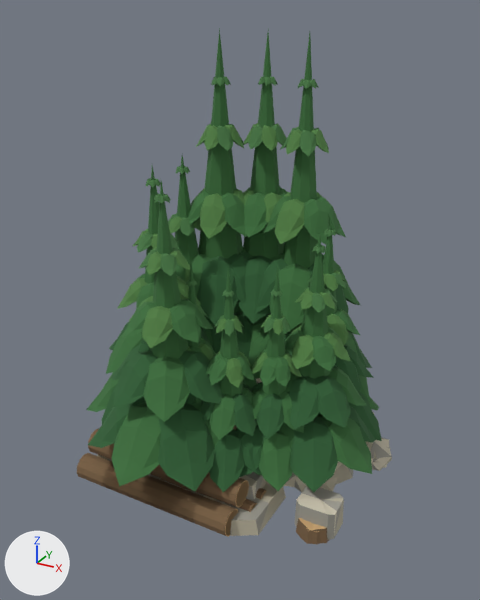
The glTF model Unity/Assets/Eldoria/World4XCanon/Resources/World4X/Blender/RegionOneResources.glb as it was, and as the next commit left it.
One viewpoint serves both versions: a camera (50 mm lens) standing at (8.75, -16.44, 13.83) and looking at (-0.04, -0.46, 5.84). Lighting does not change. The marker at lower left points along +X, +Y and +Z. The first picture is the older version. Where no turn or scale is listed for an object, it has been applied to the vertices.

The first picture shows 'Quarry exposed lower bench', 'Quarry worked stone 1', 'Quarry worked stone 1.001', 'Quarry worked stone 1.002', 'Sawn timber reserve with end grain', 'Sawn timber reserve with end grain.002', 'Wood crown 0', 'Wood crown 0.001', 'Wood crown 0.002', 'Wood crown 1', 'Wood crown 1.001', 'Wood crown 1.002', 'Wood crown 2', 'Wood crown 2.001', 'Wood crown 3.001', 'Wood crown 3.002' and 15 more.
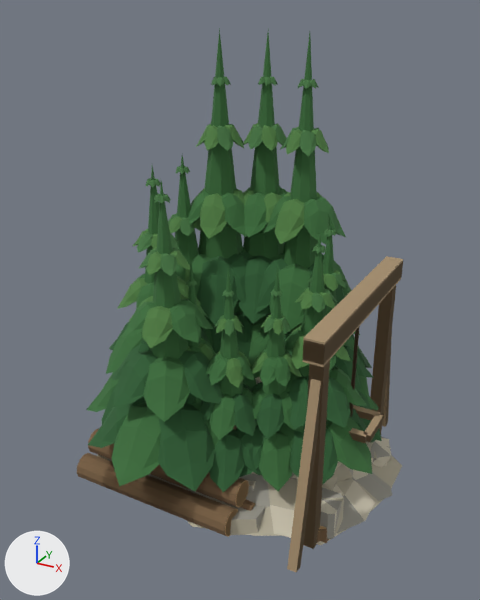
Changed parts and their boxes [x1, y1, x2, y2] in the pictures (480 x 600 px):
'Quarry lifting gantry and suspended wooden stone sling.002', added
    after: [287, 256, 403, 571]
'Quarry lifting gantry and suspended wooden stone sling', added
    after: [287, 263, 403, 572]
'Quarry terraced exposed ledges', added
    after: [267, 456, 402, 545]
'Quarry terraced exposed ledges.001', added
    after: [187, 470, 392, 536]
'Quarry terraced exposed ledges.002', added
    after: [333, 478, 375, 533]
'Quarry worked stone 1', moved
    before: [294, 493, 337, 540]
    after: [320, 499, 337, 539]
'Quarry exposed lower bench', moved
    before: [148, 474, 269, 536]
    after: [148, 474, 266, 535]
'Quarry lifting gantry and suspended wooden stone sling.001', added
    after: [297, 287, 396, 570]
'Quarry worked stone 1.002', moved
    before: [302, 486, 343, 536]
    after: [322, 487, 343, 535]
'Quarry worked stone 1.001', moved
    before: [322, 498, 344, 538]
    after: [322, 497, 344, 537]

Edits to the bpy script that builds the scene:
```text
Change ob_quarry_exposed_lower_bench:
    ob_quarry_exposed_lower_bench.location: (0.0, 0.0, 0.0) -> (0.0, 0.0, 0.03)
Change ob_quarry_worked_stone_1:
    ob_quarry_worked_stone_1.location: (0.0, 0.0, 0.0) -> (0.0, 0.0, 0.03)
Change ob_quarry_worked_stone_1_001:
    ob_quarry_worked_stone_1_001.location: (0.0, 0.0, 0.0) -> (0.0, 0.0, 0.03)
Change ob_quarry_worked_stone_1_002:
    ob_quarry_worked_stone_1_002.location: (0.0, 0.0, 0.0) -> (0.0, 0.0, 0.03)
Add ob_quarry_terraced_exposed_ledges_002:
    ob_quarry_terraced_exposed_ledges_002 = bpy.data.objects.new('Quarry terraced exposed ledges.002', me_quarry_terraced_exposed_ledges_mesh_002)  # 64 vertices, 96 faces; spans x -4.11..4.7, y -3.61..3.77, z 0.01..1.52; in mat_stone_warm_limestone (grey #b8b19b), mat_stone_weathered_planes (grey #a09e93), mat_stone_pale_broken_faces (pale yellow #d1cab5)
    ob_quarry_terraced_exposed_ledges_002.location = (0.0, 0.0, 0.03)
Add ob_quarry_lifting_gantry_and_suspended_wooden_stone_sling_002:
    ob_quarry_lifting_gantry_and_suspended_wooden_stone_sling_002 = bpy.data.objects.new('Quarry lifting gantry and suspended wooden stone sling.002', me_quarry_lifting_gantry_and_suspended_wooden_stone_sling_mesh_002)  # 80 vertices, 120 faces; spans x 2.66..4.33, y -4.02..4.02, z -0.03..6.59; in mat_quarry_sun_baked_timber (beige #a8906f), mat_quarry_hoist_dark_hemp (brown #736149)
    ob_quarry_lifting_gantry_and_suspended_wooden_stone_sling_002.location = (0.0, 0.0, 0.03)
Add ob_quarry_terraced_exposed_ledges_001:
    ob_quarry_terraced_exposed_ledges_001 = bpy.data.objects.new('Quarry terraced exposed ledges.001', me_quarry_terraced_exposed_ledges_mesh_001)  # 64 vertices, 96 faces; spans x -4.46..4.98, y -3.95..3.99, z 0.01..1.52; in mat_stone_warm_limestone (grey #b8b19b), mat_stone_weathered_planes (grey #a09e93), mat_stone_pale_broken_faces (pale yellow #d1cab5)
    ob_quarry_terraced_exposed_ledges_001.location = (0.0, 0.0, 0.03)
Add ob_quarry_lifting_gantry_and_suspended_wooden_stone_sling_001:
    ob_quarry_lifting_gantry_and_suspended_wooden_stone_sling_001 = bpy.data.objects.new('Quarry lifting gantry and suspended wooden stone sling.001', me_quarry_lifting_gantry_and_suspended_wooden_stone_sling_mesh_001)  # 80 vertices, 120 faces; spans x 2.66..4.33, y -4.02..4.02, z -0.03..6.53; in mat_quarry_sun_baked_timber (beige #a8906f), mat_quarry_hoist_dark_hemp (brown #736149)
    ob_quarry_lifting_gantry_and_suspended_wooden_stone_sling_001.location = (0.0, 0.0, 0.03)
Add ob_quarry_terraced_exposed_ledges:
    ob_quarry_terraced_exposed_ledges = bpy.data.objects.new('Quarry terraced exposed ledges', me_quarry_terraced_exposed_ledges_mesh)  # 64 vertices, 96 faces; spans x -4.01..4.85, y -3.49..3.95, z 0.01..1.52; in mat_stone_warm_limestone (grey #b8b19b), mat_stone_weathered_planes (grey #a09e93), mat_stone_pale_broken_faces (pale yellow #d1cab5)
    ob_quarry_terraced_exposed_ledges.location = (0.0, 0.0, 0.03)
Add ob_quarry_lifting_gantry_and_suspended_wooden_stone_sling:
    ob_quarry_lifting_gantry_and_suspended_wooden_stone_sling = bpy.data.objects.new('Quarry lifting gantry and suspended wooden stone sling', me_quarry_lifting_gantry_and_suspended_wooden_stone_sling_mesh)  # 80 vertices, 120 faces; spans x 2.66..4.33, y -4.02..4.02, z -0.03..6.47; in mat_quarry_sun_baked_timber (beige #a8906f), mat_quarry_hoist_dark_hemp (brown #736149)
    ob_quarry_lifting_gantry_and_suspended_wooden_stone_sling.location = (0.0, 0.0, 0.03)
```
